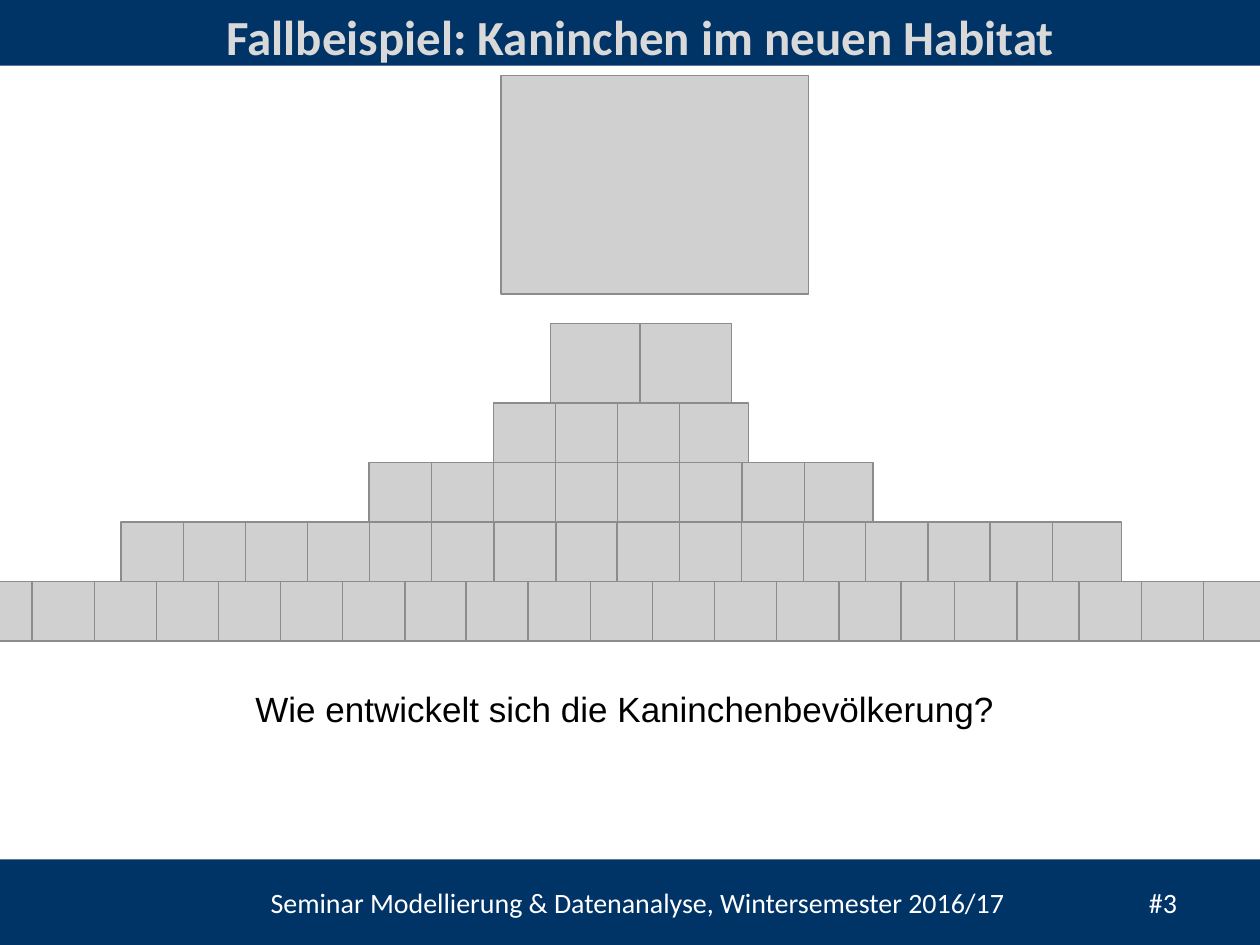
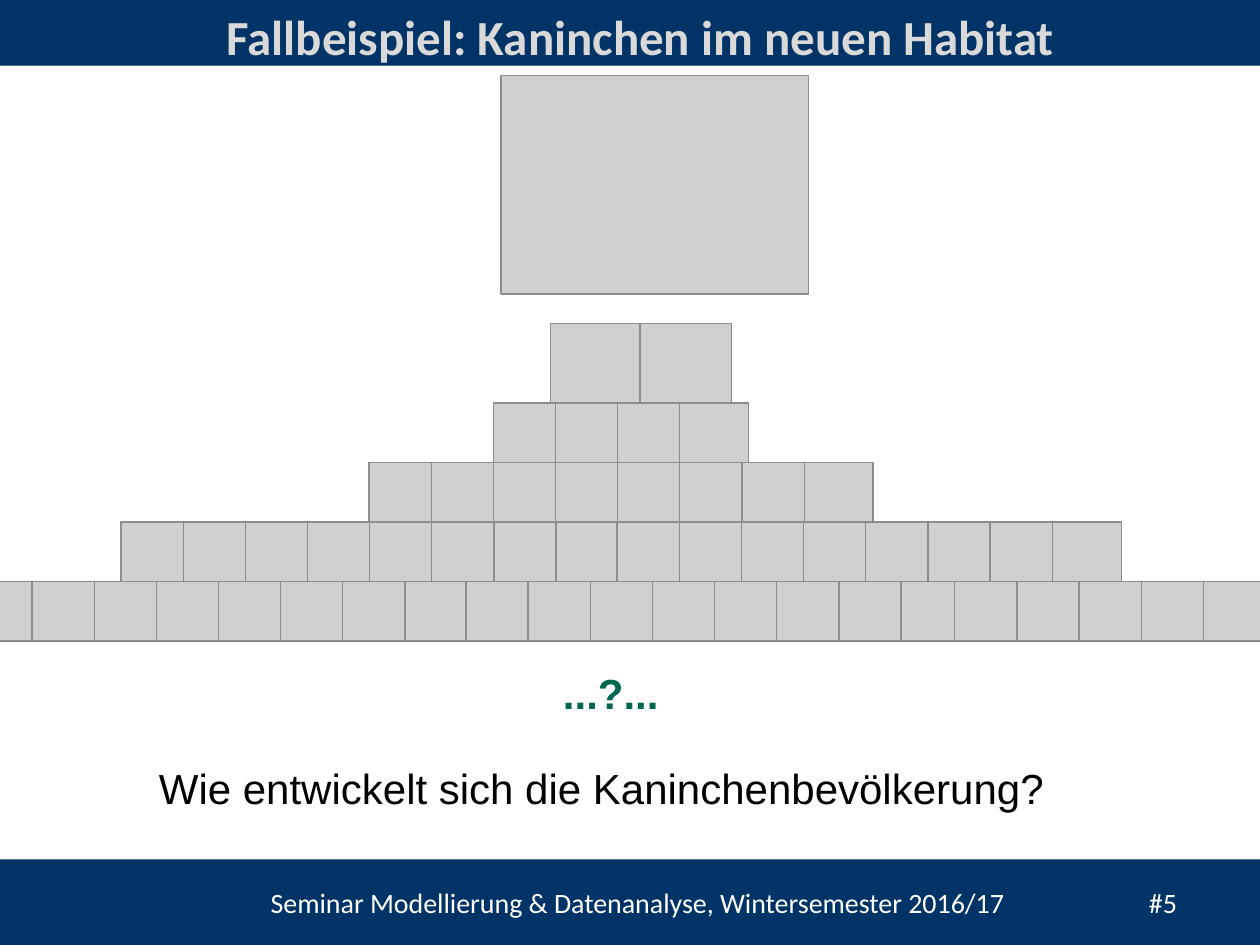
Before and after one commit to heistermann/Einf_Modellierung, a slide deck: slide 5 of Termin_2/Termin_5_Populationsmodelle.pptx (slide 3 before the commit). Drawn at 1260x945 pixels with LibreOffice and Linux fonts; fonts in the diff are those of the drawing; grey boxes stand for pictures; background and template pictures are left out. Boxes give left, top, right and bottom in pixels: in the first picture for what was removed or moved away, otherwise in the second. Text is boxed around its words. In the diff, an @@ line names an element or a change of style, - is before the commit and + after.

```diff
--- a/Termin_2/Termin_5_Populationsmodelle.pptx
+++ b/Termin_2/Termin_5_Populationsmodelle.pptx
@@ text added at bbox=[551, 662, 719, 724], 24 pt, text #00664D, bold @@
+...?...
@@ text "Wie entwickelt sich die Kaninchenbevölkerung?": place and size @@
-text "Wie entwickelt sich die Kaninchenbevölkerung?" at bbox=[255, 696, 993, 728]
+text "Wie entwickelt sich die Kaninchenbevölkerung?" at bbox=[159, 773, 1044, 812]
@@ text "Wie entwickelt sich die Kaninchenbevölkerung?" at bbox=[159, 773, 1044, 812]: size 20 to 24 pt @@
@@ text at bbox=[271, 893, 1177, 918]: text changed @@
-Seminar Modellierung & Datenanalyse, Wintersemester 2016/17 #3
+Seminar Modellierung & Datenanalyse, Wintersemester 2016/17 #5
```
Also in this commit, not shown: 6 other slides changed, 3 slides added, 1 slide removed, 2 other files.
